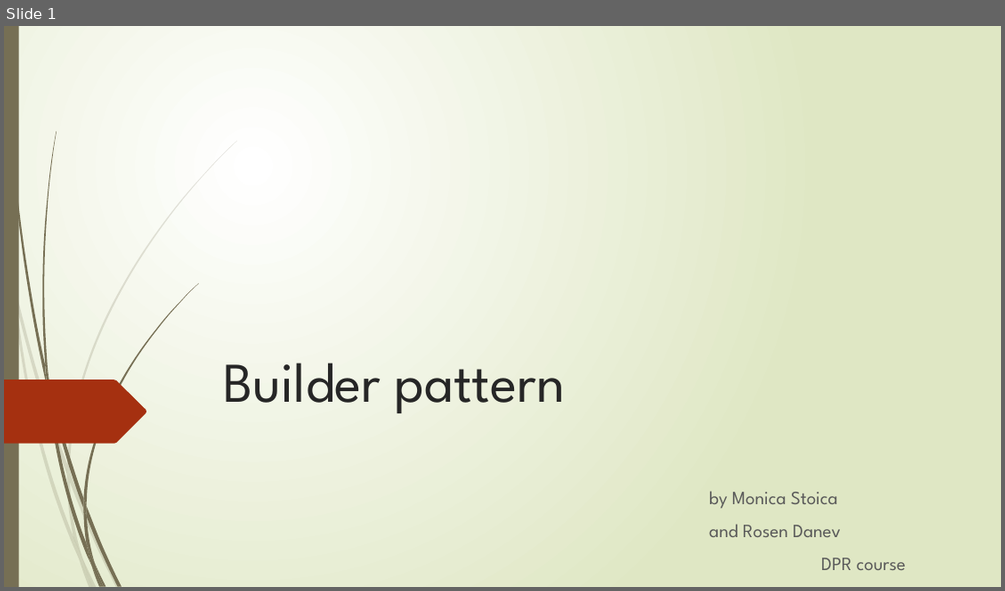
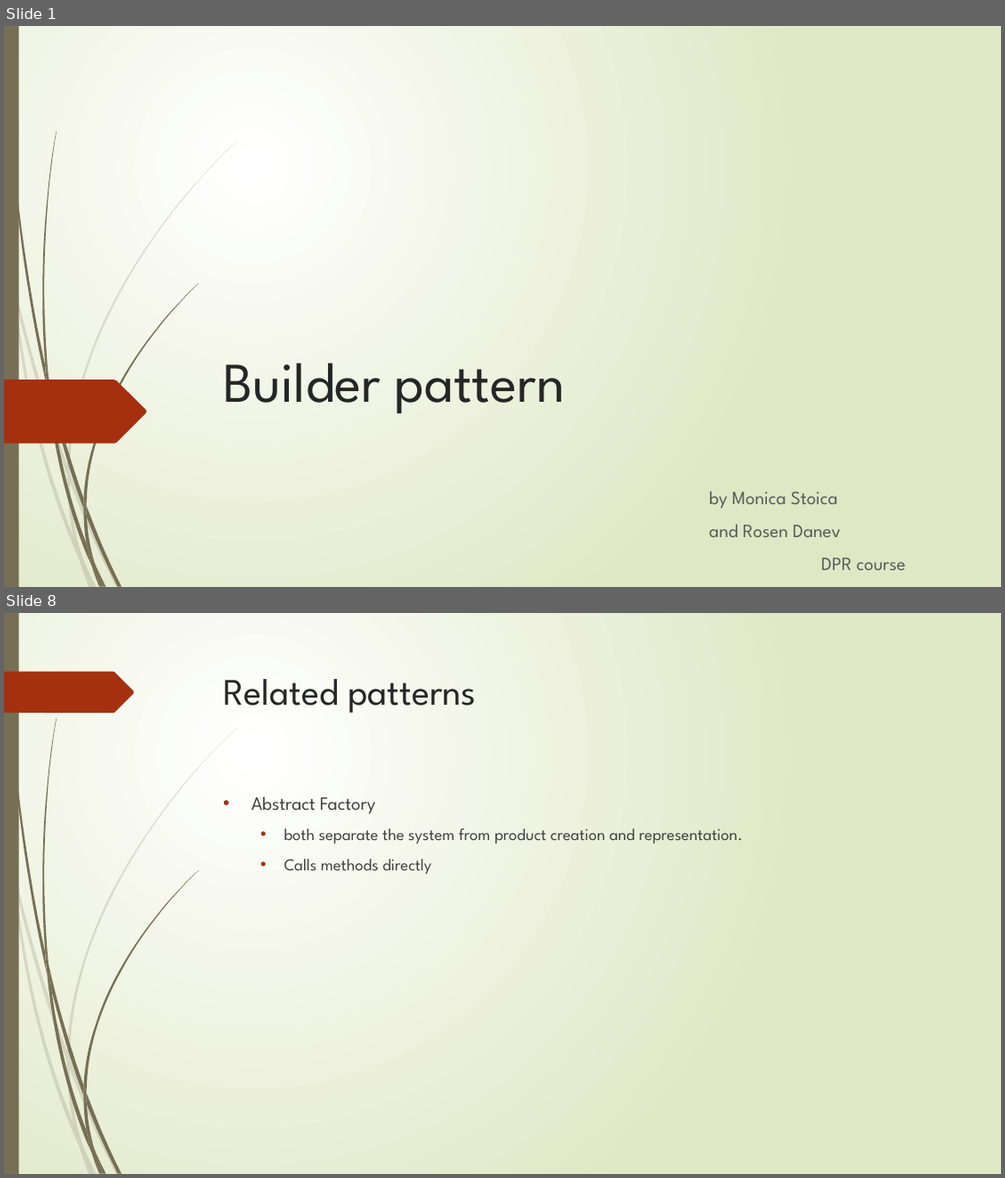
Before and after one commit to MonicaStefania/DPR, a slide deck: Builder/HouseBuilder/BuilderPattern.pptx. Shown one above the other, each under a label of ours: slide 1 before the commit, slides 1 and 8 after it; the slides between them are not shown. The pictures are 1005x591 and 1005x1178 pixels, drawn with LibreOffice and Linux fonts; fonts in the diff are those of the drawing. Boxes give left, top, right and bottom in pixels: in the first picture for what was removed or moved away, otherwise in the second. Text is boxed around its words. In the diff, an @@ line names an element or a change of style, - is before the commit and + after.

```diff
--- a/Builder/HouseBuilder/BuilderPattern.pptx
+++ b/Builder/HouseBuilder/BuilderPattern.pptx
@@ slide 8 added at <box>4,613,1001,1174</box>, background gradient #FFFFFF to #DFE8C4; not listed: 23 template elements that a slide beside it also shows @@
@@ freeform shape added at <box>4,672,134,713</box>, fill #A53010 @@
@@ title added at <box>224,679,477,713</box>, 36 pt, text #262626 @@
+Related patterns
@@ text added at <box>251,796,742,874</box>, 16 pt, text #404040 @@
+• Abstract Factory
+  • both separate the system from product creation and representation.
+  • Calls methods directly
```
Also in this commit, not shown: 4 slides changed, 3 other slides added, 6 other files.
